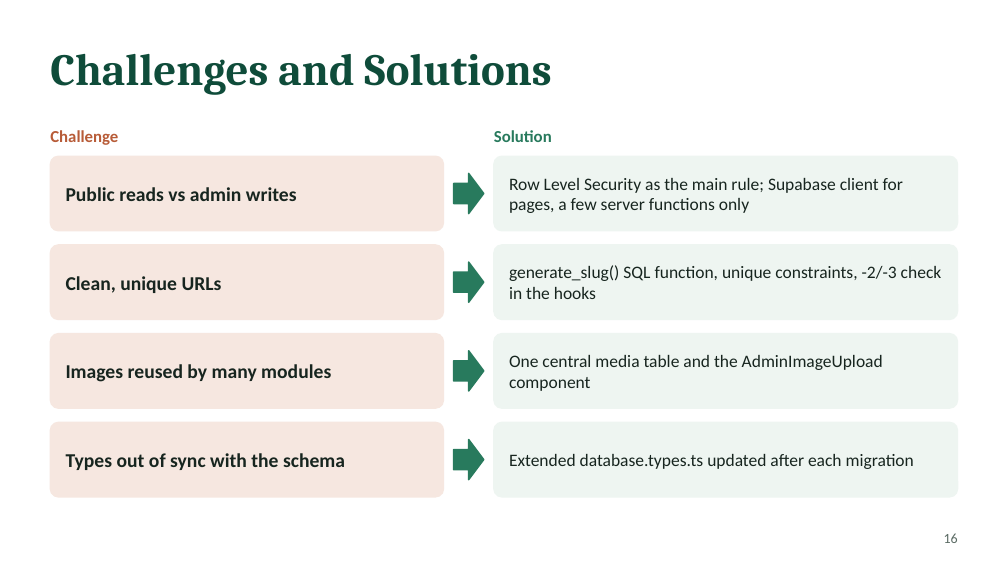
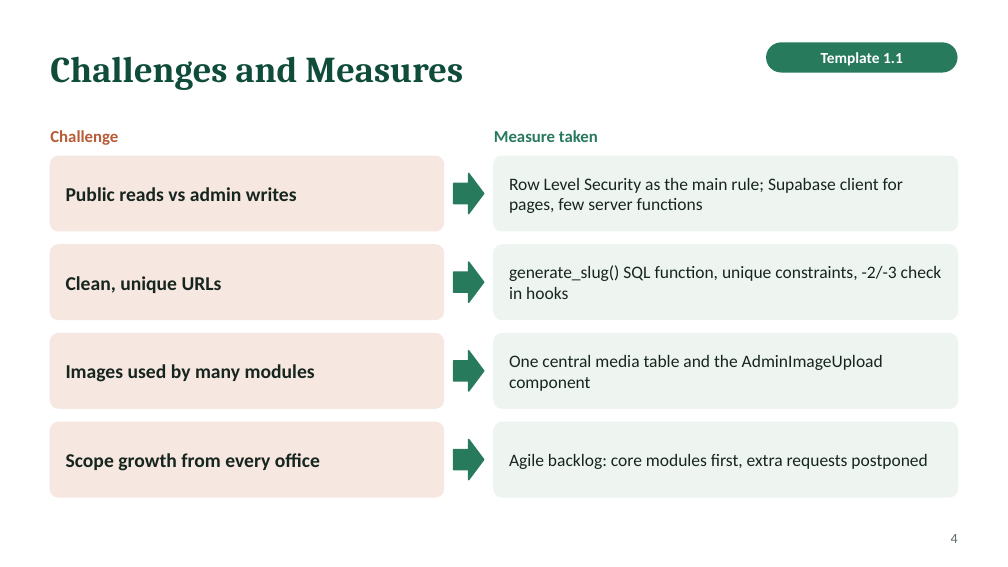
Before and after one commit to Nediusman/OBU-Intern, a slide deck: slide 4 of document/OBU-CMS_Presentation.pptx (slide 16 before the commit). Drawn at 1008x567 pixels with LibreOffice and Linux fonts; fonts in the diff are those of the drawing. Boxes give left, top, right and bottom in pixels: in the first picture for what was removed or moved away, otherwise in the second. Text is boxed around its words. In the diff, an @@ line names an element or a change of style, - is before the commit and + after.

```diff
--- a/document/OBU-CMS_Presentation.pptx
+++ b/document/OBU-CMS_Presentation.pptx
@@ title at [50, 56, 463, 90]: text changed; size 32 to 26 pt @@
-Challenges and Solutions
+Challenges and Measures
@@ rounded rectangle added at [766, 42, 958, 73], fill #287A5D, 11 pt, text #FFFFFF, bold @@
+Template 1.1
@@ text at [494, 130, 598, 142]: text changed @@
-Solution
+Measure taken
@@ text at [509, 178, 903, 213]: text changed @@
-Row Level Security as the main rule; Supabase client for pages, a few server functions only
+Row Level Security as the main rule; Supabase client for pages, few server functions
@@ text at [509, 265, 942, 299]: text changed @@
-generate_slug() SQL function, unique constraints, -2/-3 check in the hooks
+generate_slug() SQL function, unique constraints, -2/-3 check in hooks
@@ text at [66, 364, 315, 382]: text changed @@
-Images reused by many modules
+Images used by many modules
@@ text at [66, 453, 320, 471]: text changed @@
-Types out of sync with the schema
+Scope growth from every office
@@ text at [509, 454, 927, 469]: text changed @@
-Extended database.types.ts updated after each migration
+Agile backlog: core modules first, extra requests postponed
@@ page number at [951, 534, 958, 543]: text changed @@
-16
+4
```
Also in this commit, not shown: 4 other slides changed, 12 slides added, 13 slides removed, 25 other files.
